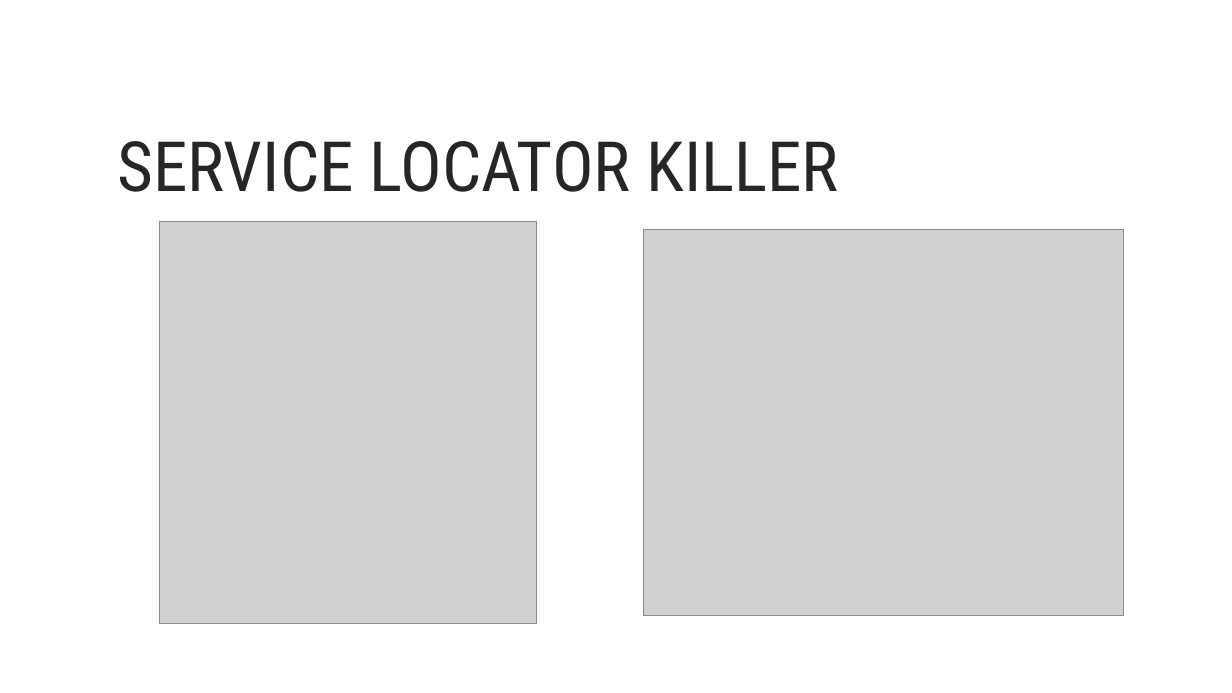
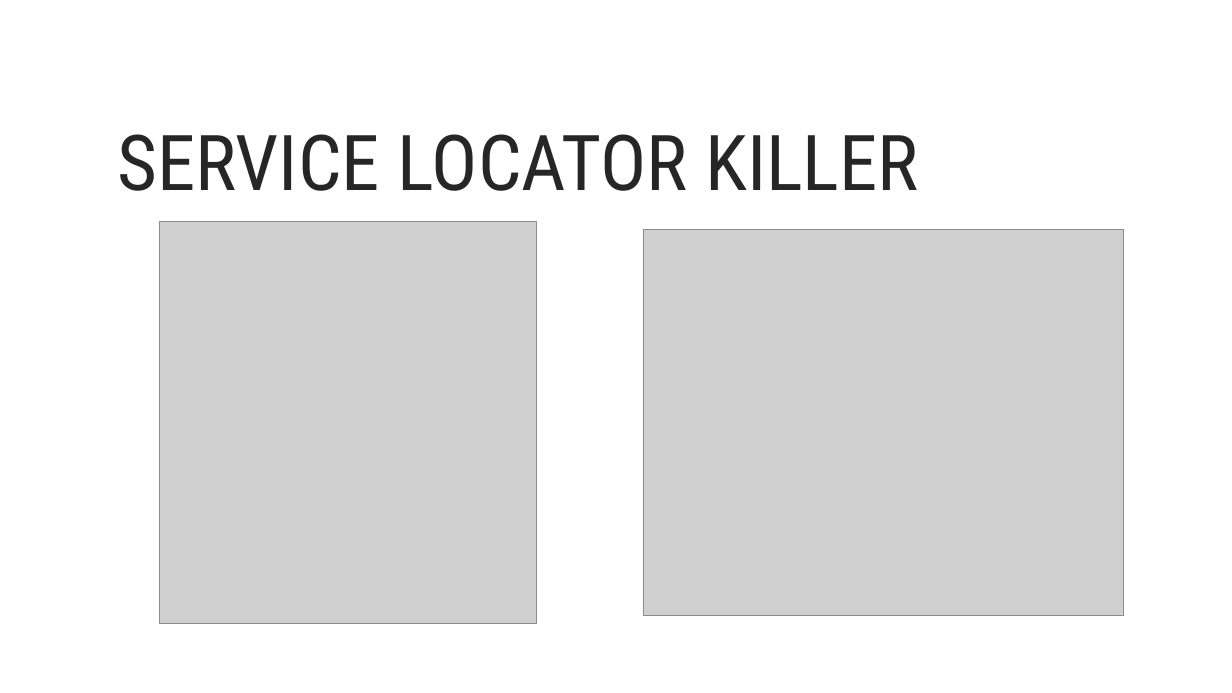
Before and after one commit to kugushev/presentations, a slide deck: slide 5 of P.pptx. Drawn at 1232x693 pixels with LibreOffice and Linux fonts; fonts in the diff are those of the drawing; grey boxes stand for pictures; background and template pictures are left out. Boxes give left, top, right and bottom in pixels: in the first picture for what was removed or moved away, otherwise in the second. Text is boxed around its words. In the diff, an @@ line names an element or a change of style, - is before the commit and + after.

```diff
--- a/P.pptx
+++ b/P.pptx
@@ title "SERVICE LOCATOR KILLER" at box(117, 134, 918, 191): size 54 to 60 pt @@
```
Also in this commit, not shown: 18 other slides changed, 2 slides added, 1 slide removed, 9 other files.
